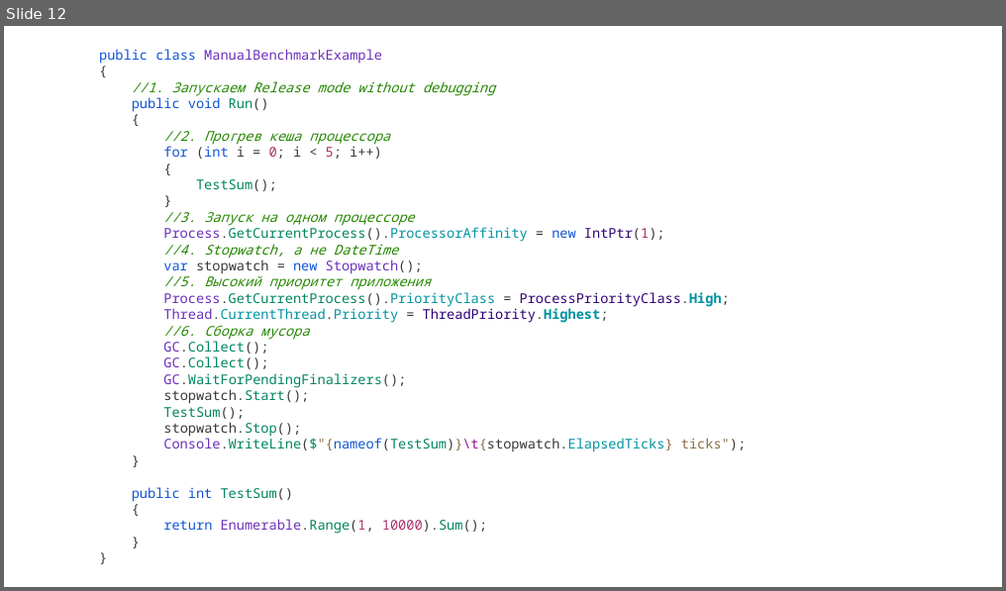
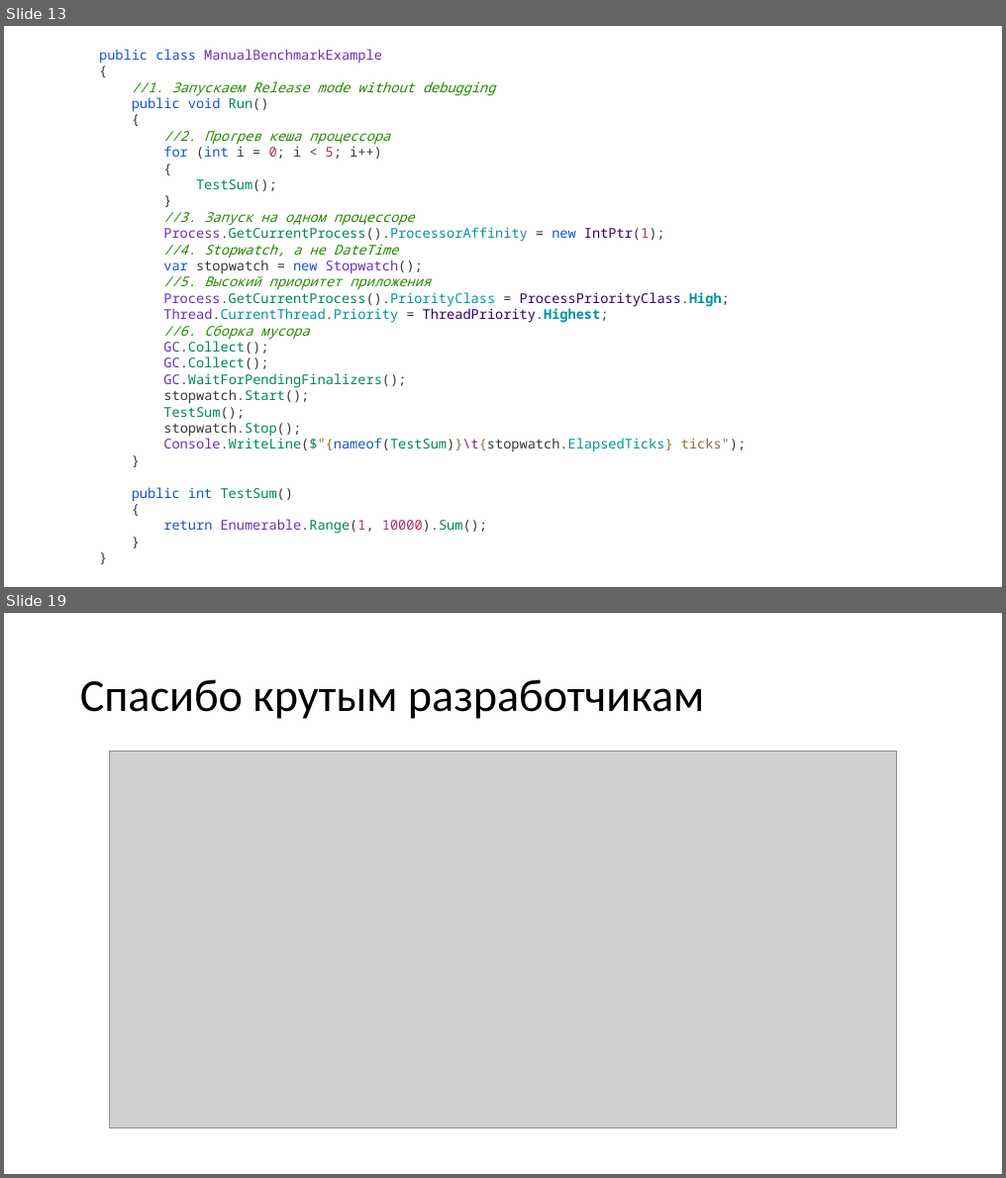
Before and after one commit to tolltech/ulearn-additional, a slide deck: benchmark/Solves/Benchmark.pptx. Shown one above the other, each under a label of ours: slide 12 before the commit, slides 13 and 19 after it; the slides between them are not shown. The pictures are 1006x591 and 1006x1178 pixels, drawn with LibreOffice and Linux fonts; fonts in the diff are those of the drawing; grey boxes stand for pictures. Boxes give left, top, right and bottom in pixels: in the first picture for what was removed or moved away, otherwise in the second. Text is boxed around its words. In the diff, an @@ line names an element or a change of style, - is before the commit and + after.

```diff
--- a/benchmark/Solves/Benchmark.pptx
+++ b/benchmark/Solves/Benchmark.pptx
@@ slide 19 added at [4,613,1002,1174], background #FFFFFF @@
@@ title added at [80,679,704,719], 44 pt, text #000000 @@
+Спасибо крутым разработчикам
@@ picture added at [110,752,897,1128] @@
@@ what was slide 12 is now slide 13 @@
```
Also in this commit, not shown: 1 slide changed, 7 other slides added, 5 slides removed, 7 other files.
